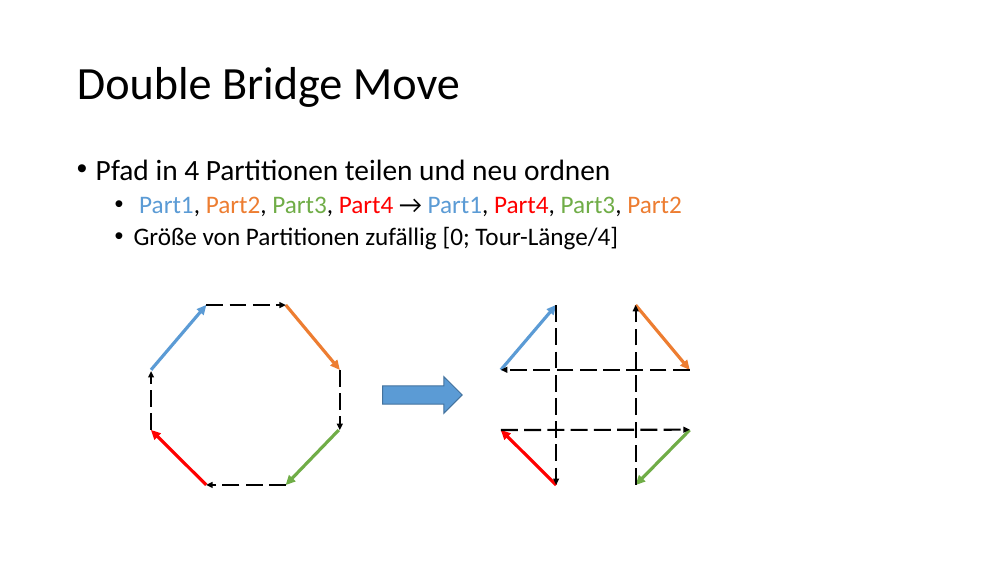
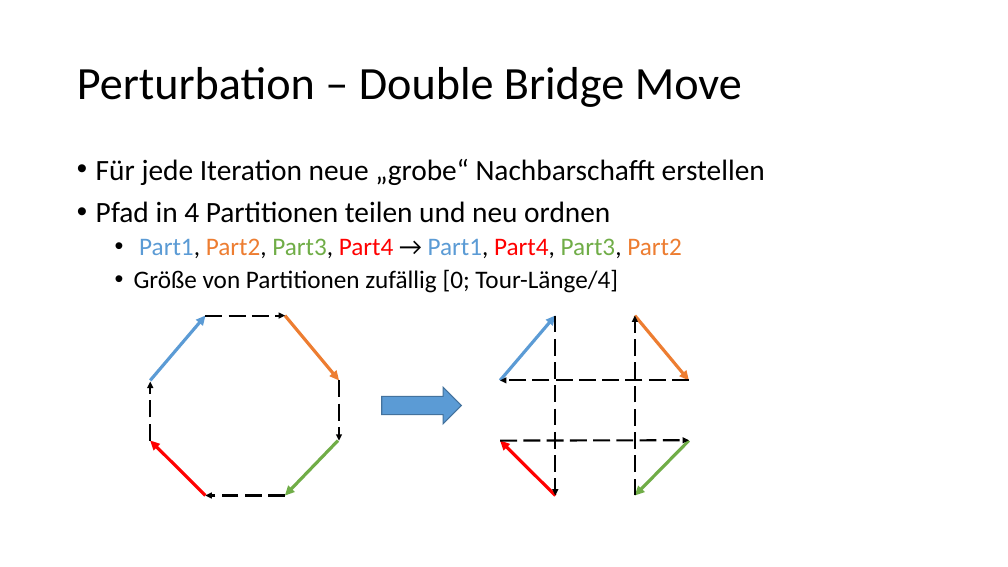
Before and after one commit to fritziF/Python-TSP-Heuristic, a slide deck: slide 4 of doc/Fritz_Svetoslav_TSP.pptx (slide 6 before the commit). Drawn at 1008x567 pixels with LibreOffice and Linux fonts; fonts in the diff are those of the drawing. Boxes give left, top, right and bottom in pixels: in the first picture for what was removed or moved away, otherwise in the second. Text is boxed around its words. In the diff, an @@ line names an element or a change of style, - is before the commit and + after.

```diff
--- a/doc/Fritz_Svetoslav_TSP.pptx
+++ b/doc/Fritz_Svetoslav_TSP.pptx
@@ title at [77,67,742,107]: text changed @@
-Double Bridge Move
+Perturbation – Double Bridge Move
@@ text at [96,159,765,185]: paragraph added @@
+• Für jede Iteration neue „grobe“ Nachbarschafft erstellen
@@ 16 arrows, 1 right arrow: place and size @@
-16 arrows, 1 right arrow at [151,305,690,485]
+16 arrows, 1 right arrow at [150,315,689,495]
```
Also in this commit, not shown: 3 other slides changed, 3 slides added, 1 slide removed.
